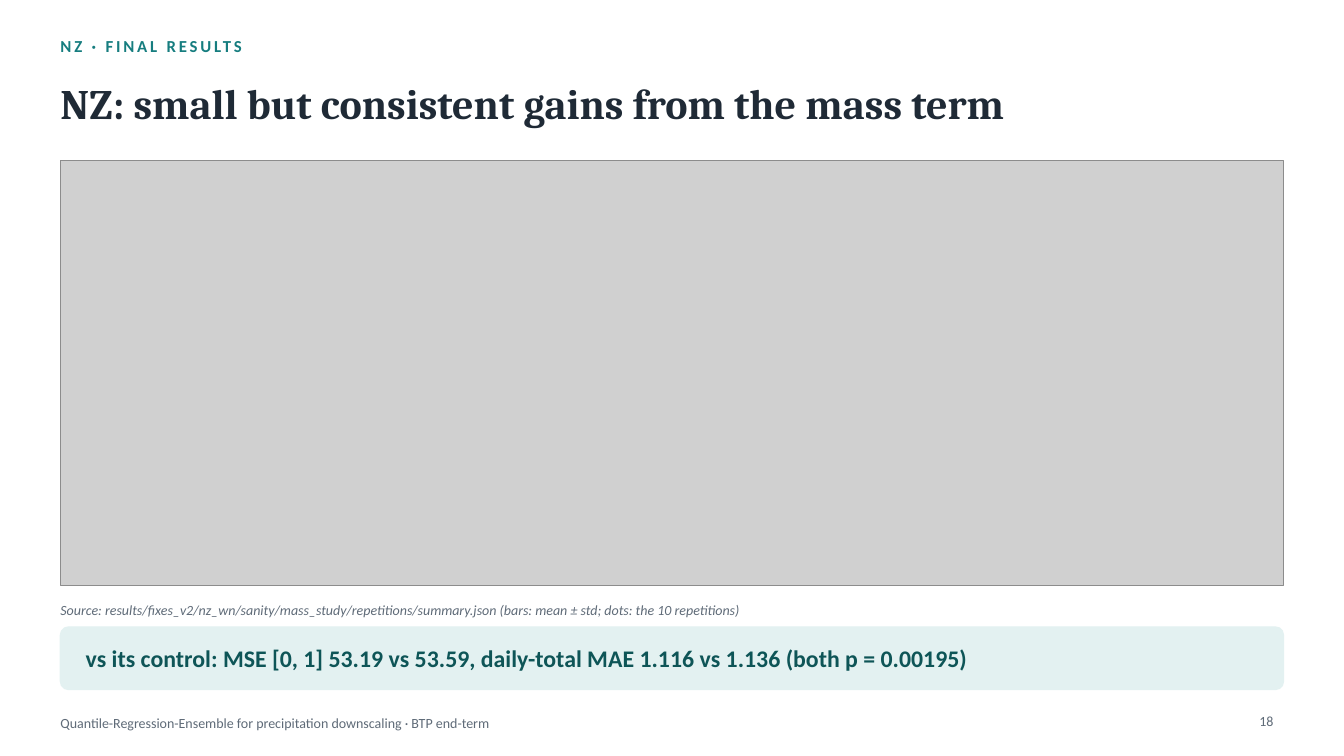
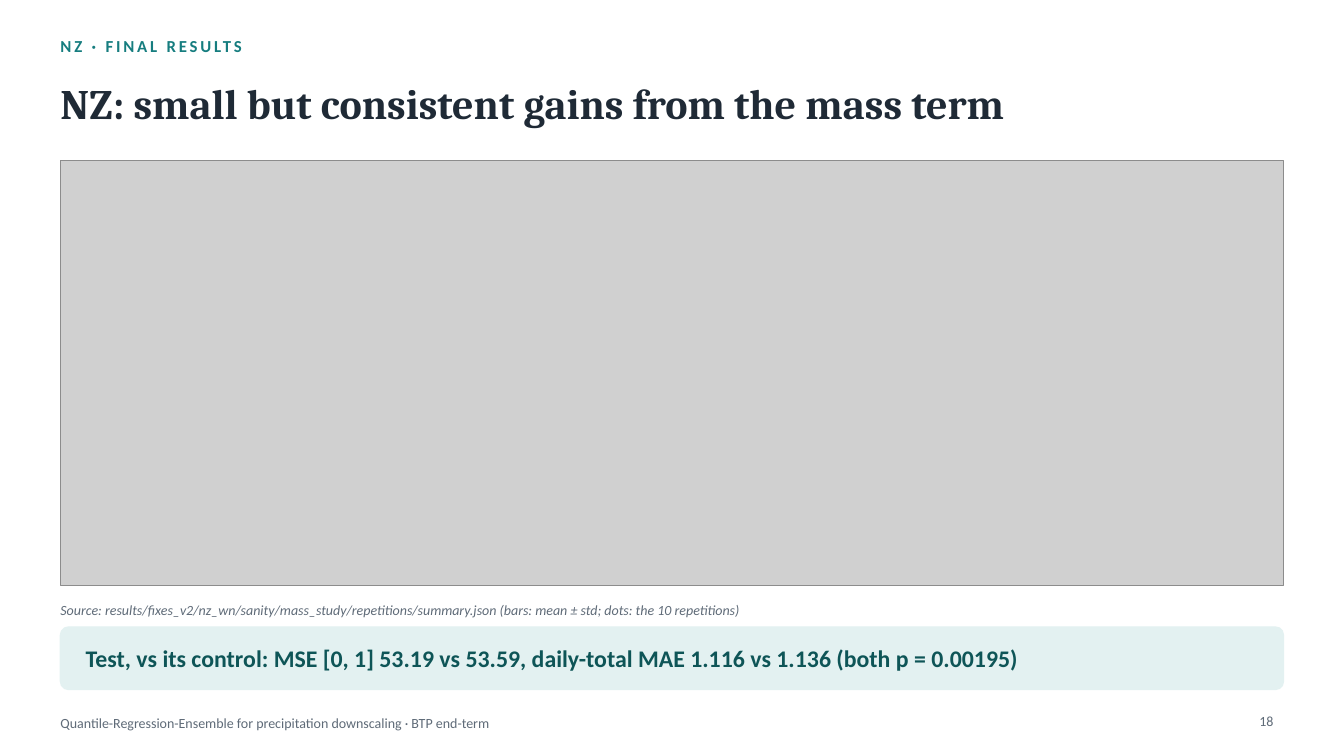
Before and after one commit to rajatjain3366/precipitation-downscaling, a slide deck: slide 18 of docs/presentation/BTP_endterm.pptx. Drawn at 1344x756 pixels with LibreOffice and Linux fonts; fonts in the diff are those of the drawing; grey boxes stand for pictures. Boxes give left, top, right and bottom in pixels: in the first picture for what was removed or moved away, otherwise in the second. Text is boxed around its words. In the diff, an @@ line names an element or a change of style, - is before the commit and + after.

```diff
--- a/docs/presentation/BTP_endterm.pptx
+++ b/docs/presentation/BTP_endterm.pptx
@@ text at [86,649,1017,671]: text changed @@
-vs its control: MSE [0, 1] 53.19 vs 53.59, daily-total MAE 1.116 vs 1.136 (both p = 0.00195)
+Test, vs its control: MSE [0, 1] 53.19 vs 53.59, daily-total MAE 1.116 vs 1.136 (both p = 0.00195)
```
Also in this commit, not shown: 13 other slides changed, 7 other files.
